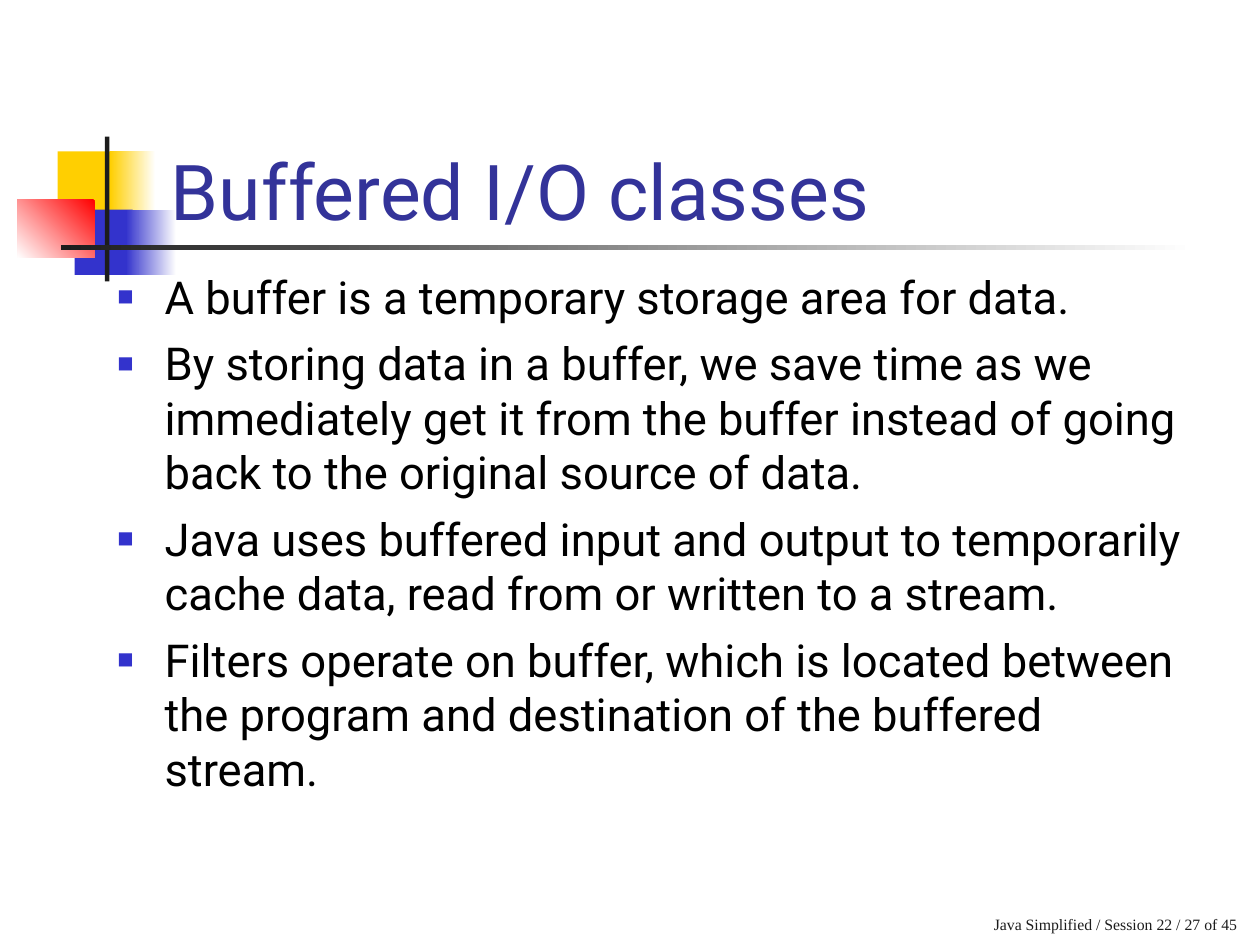
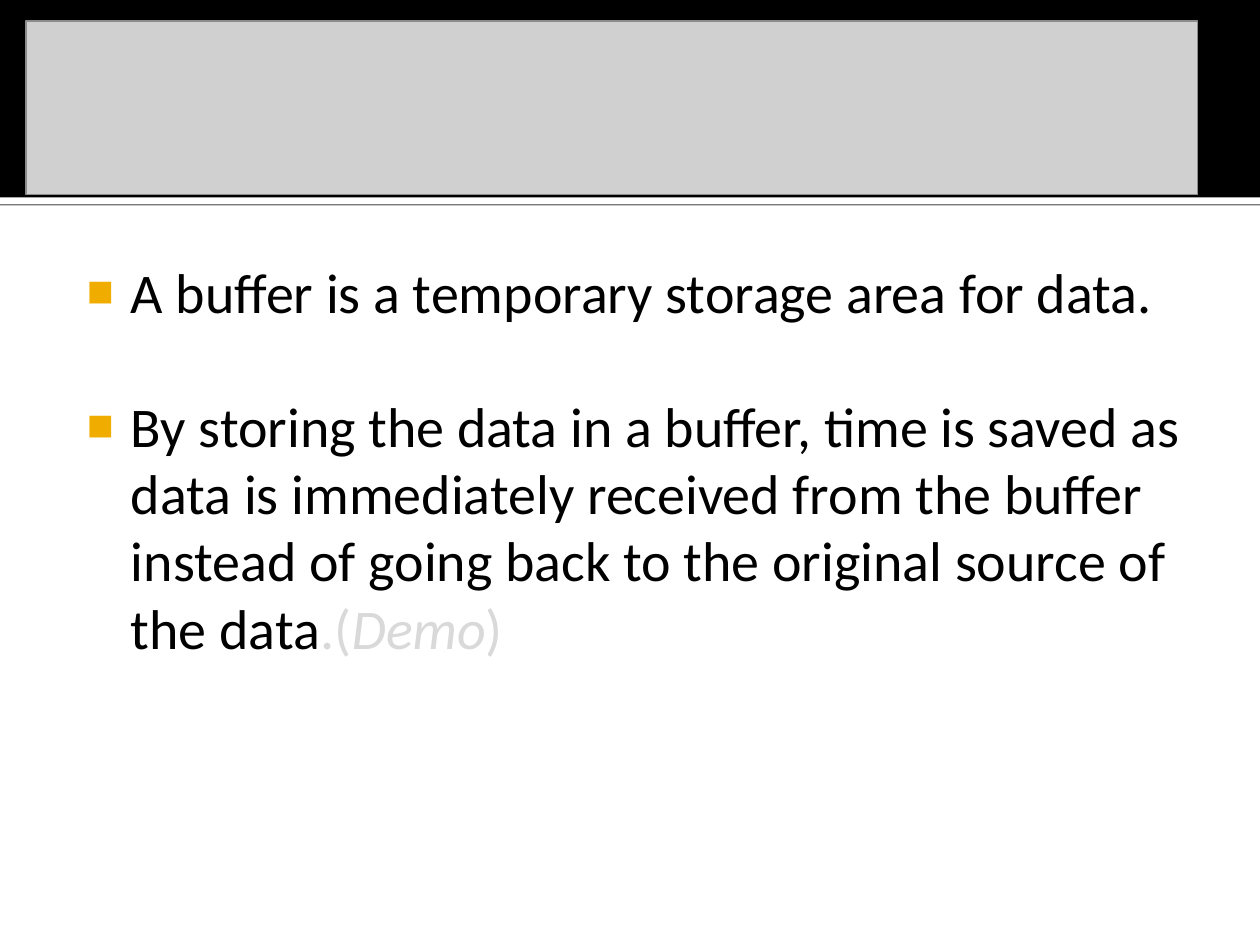
Before and after one commit to ntmanh2112/aptech-sem2-0907e, a slide deck: slide 18 of Lessions/GAJ/Slide/05. IO.ppt (slide 27 before the commit). Drawn at 1260x945 pixels with LibreOffice and Linux fonts; fonts in the diff are those of the drawing; grey boxes stand for pictures. Boxes give left, top, right and bottom in pixels: in the first picture for what was removed or moved away, otherwise in the second. Text is boxed around its words. In the diff, an @@ line names an element or a change of style, - is before the commit and + after.

```diff
--- a/Lessions/GAJ/Slide/05. IO.ppt
+++ b/Lessions/GAJ/Slide/05. IO.ppt
@@ rectangle added at bbox=[0, 0, 1260, 198], fill #000000 @@
@@ picture added at bbox=[26, 21, 1198, 195] @@
@@ rectangle removed at bbox=[105, 136, 108, 281] @@
@@ rectangle removed at bbox=[58, 151, 118, 217] @@
@@ rectangle removed at bbox=[111, 151, 156, 217] @@
@@ title removed at bbox=[171, 161, 869, 225] @@
-Buffered I/O classes
@@ rectangle: place and size @@
-rectangle at bbox=[60, 246, 1194, 249]
+rectangle at bbox=[0, 198, 1260, 204]
@@ rectangle at bbox=[0, 198, 1260, 204]: fill gradient #FFFFFF to #1C1C1C to #FFFFFF; shadow on @@
@@ rectangle removed at bbox=[18, 199, 94, 257] @@
@@ rectangle removed at bbox=[74, 209, 132, 275] @@
@@ rectangle removed at bbox=[126, 209, 176, 275] @@
@@ text "A buffer is a temporary ...": place and size @@
-text "A buffer is a temporary ..." at bbox=[165, 273, 1180, 787]
+text "A buffer is a temporary ..." at bbox=[131, 274, 1179, 650]
@@ text at bbox=[131, 274, 1152, 323]: size 25.9 to 32 pt, font Roboto to Calibri in "A buffer is a temporary storage area ..."; indent changed; less space between paragraphs; bullet colour #3333CC to #F0AD00 @@
@@ text at bbox=[131, 408, 1179, 650]: text changed; size 25.9 to 32 pt; font Roboto to Calibri @@
-■ By storing data in a buffer, we save time as we immediately get it from the buffer instead of going back to the original source of data.
-■ Java uses buffered input and output to temporarily cache data, read from or written to a stream.
-■ Filters operate on buffer, which is located between the program and destination of the buffered stream.
+■ By storing the data in a buffer, time is saved as data is immediately received from the buffer instead of going back to the original source of the data.(Demo)
@@ text removed at bbox=[994, 919, 1237, 933] @@
-Java Simplified / Session 22 / 27 of 45
```
Also in this commit, not shown: 1 other slide changed, 24 slides added, 43 slides removed, 17 other files.
